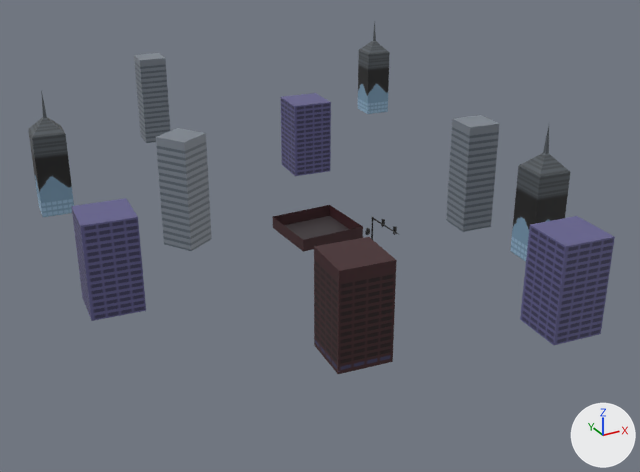
The Blender file source_assets/level.blend: old version first, new version second.
Before and after are seen from a 50 mm camera at (-70.8, -129.7, 64.1) aimed at (3.1, 4.5, -3.0). The axes (+X, +Y, +Z) are drawn at lower right. The lights are the same throughout.
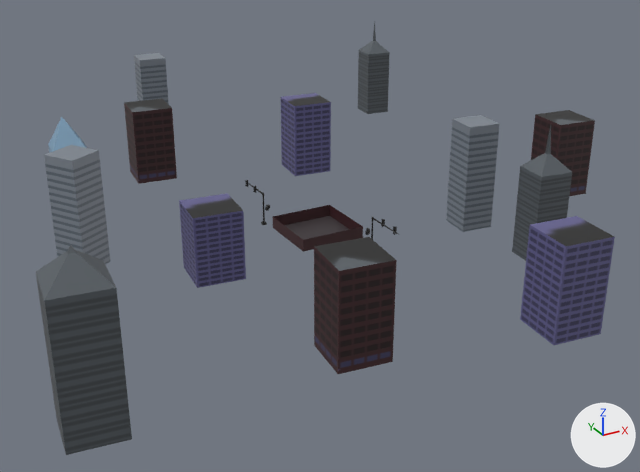
Commit message: Level polish

Location of each change, (x1, y1, x2, y2) in pixels of the pictures (640 x 472 px; the box of a moved part takes in the faces that stretch with it):
```json
{"object": "Cube", "change": "reshaped", "before": [28, 23, 615, 374], "after": [36, 23, 615, 455]}
{"part": 1, "of": "me_cube", "change": "moved or reshaped", "before": [71, 198, 146, 321], "after": [179, 193, 246, 288]}
{"part": 2, "of": "me_cube", "change": "moved or reshaped", "before": [510, 126, 570, 261], "after": [512, 125, 572, 261]}
{"part": 3, "of": "me_cube", "change": "moved or reshaped", "before": [156, 128, 212, 251], "after": [44, 145, 110, 264]}
{"part": 4, "of": "me_cube", "change": "added", "after": [124, 99, 177, 184]}
{"part": 5, "of": "me_cube", "change": "added", "after": [531, 110, 595, 196]}
{"part": 6, "of": "me_cube", "change": "added", "after": [262, 192, 265, 222]}
{"part": 7, "of": "me_cube", "change": "added", "after": [36, 245, 132, 455], "on screen": "black"}
{"part": 8, "of": "me_cube", "change": "deleted", "before": [28, 90, 74, 217]}
{"part": 9, "of": "me_cube", "change": "added", "after": [48, 117, 87, 153], "on screen": "blue"}
{"part": 10, "of": "me_cube", "change": "surface changed", "before": [285, 45, 615, 372], "after": [285, 45, 615, 372]}
```

The change, as JSON lines over the scene's bpy script:
```json
{"block": "me_cube", "where": "# used by ob_cube; location = (0.0, 0.0, 0.0)"}
{"op": "remove", "block": "me_cube", "code": "me_cube.from_pydata(...)  # 2876 vertices, 2337 faces; spans x -44.8..55.6, y -51.5..72.4, z -0.9..23.5"}
{"op": "add", "block": "me_cube", "code": "me_cube.from_pydata(...)  # 5674 vertices, 4616 faces; spans x -54.2..58.0, y -51.5..72.4, z -8.4..23.5"}
{"block": "me_cube", "change": "me_cube part 1: the loose piece of 8 vertices spanning x -44.8..-35.8, y -13.3..-4.3, z -0.1..15.2 is scaled about its middle by (1, 1, 0.783), then moved by (17.7, 2.5, -1.7)"}
{"block": "me_cube", "change": "me_cube part 2: the loose piece of 13 vertices spanning x 25.0..31.5, y -29.5..-23.0, z -0.1..23.5 is moved by (0.2, -0.3, 0.0)"}
{"block": "me_cube", "change": "me_cube part 3: the loose piece of 8 vertices spanning x -26.0..-17.8, y 3.7..11.9, z -0.1..19.6 is moved by (-18.6, -0.5, 0.0)"}
{"block": "me_cube", "change": "me_cube part 4: the loose piece of 8 vertices spanning x 10.6..19.5, y 28.2..37.1, z -0.1..15.2 is copied, and the copy is moved by (-30.7, 11.7, 0.0); it spans x -20.1..-11.2, y 39.8..48.8, z -0.1..15.2"}
{"block": "me_cube", "change": "me_cube part 5: the loose piece of 8 vertices spanning x 10.6..19.5, y 28.2..37.1, z -0.1..15.2 is copied, and the copy is moved by (38.5, -36.6, 0.0); it spans x 49.1..58.0, y -8.4..0.5, z -0.1..15.2"}
{"block": "me_cube", "change": "me_cube part 6: the loose piece of 197 vertices spanning x 5.6..5.9, y -9.7..-9.3, z -0.8..5.5 is copied, and the copy is turned -180 degrees about the z axis through its middle, then moved by (-11.6, 19.6, 0.0); it spans x -6.0..-5.6, y 9.9..10.3, z -0.8..5.5"}
{"block": "me_cube", "change": "me_cube part 7: a new loose piece of 13 vertices spanning x -54.2..-44.7, y -31.8..-22.4, z -8.4..19.0, in mat_material_001 (picture img_level_t_png)"}
{"block": "me_cube", "change": "me_cube part 8: the loose piece of 13 vertices spanning x -41.8..-35.3, y 31.1..37.7, z -0.1..23.5 is deleted"}
{"block": "me_cube", "change": "me_cube part 9: 9 vertices added at x -40.7..-34.2, y 19.8..26.3, z -0.1..20.6"}
{"block": "me_cube", "change": "me_cube part 10: 27 kept faces spanning x -20.1..55.6, y -51.5..68.4, z -0.1..23.5 get new texture (UV) coordinates"}
```
